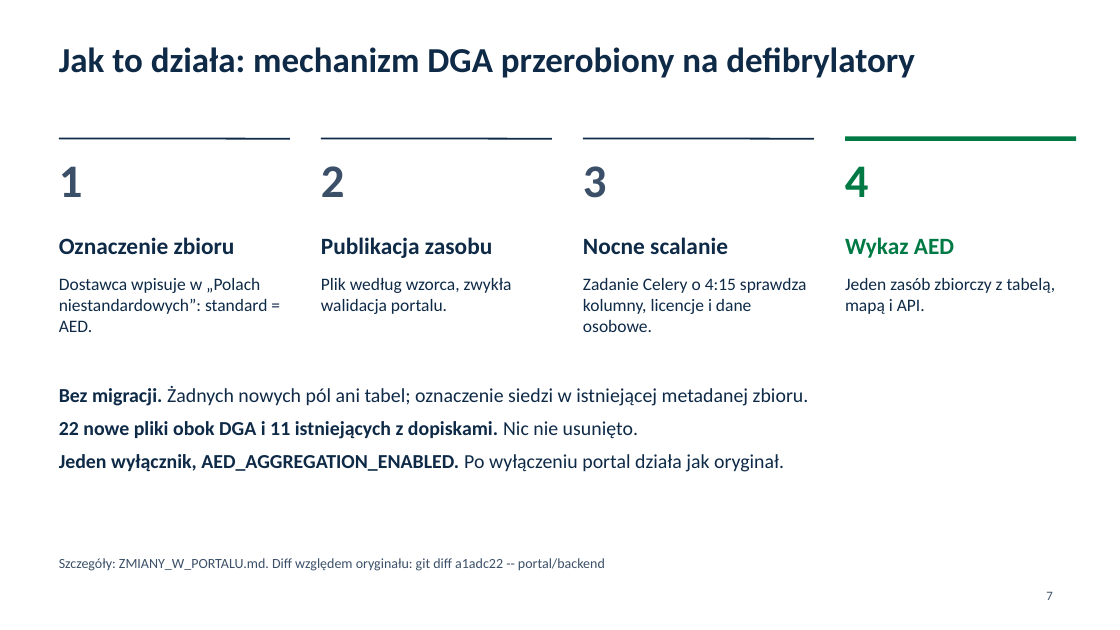
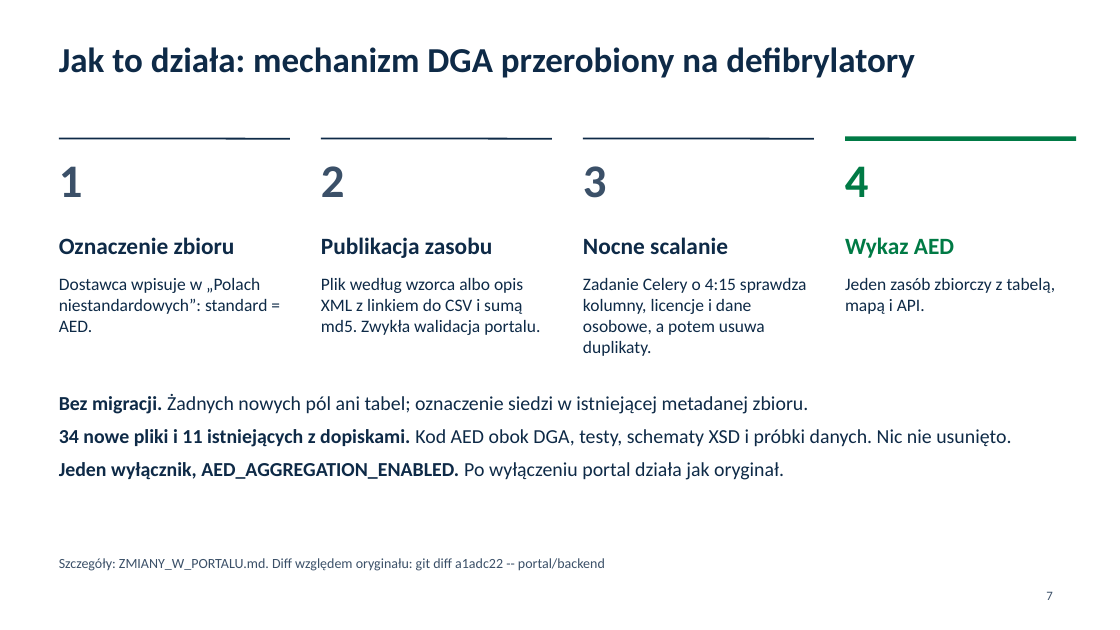
Before and after one commit to Bleidhu/Hack_Nation_2026_Open_AED, a slide deck: slide 7 of ZGLOSZENIE/prezentacja/dane_przezycie_prezentacja.pptx. Drawn at 1120x630 pixels with LibreOffice and Linux fonts; fonts in the diff are those of the drawing. Boxes give left, top, right and bottom in pixels: in the first picture for what was removed or moved away, otherwise in the second. Text is boxed around its words. In the diff, an @@ line names an element or a change of style, - is before the commit and + after.

Commit message:
ZGLOSZENIE: kopie materiałów v2.1.0, PDF instrukcji, przykłady opisu XML, łatka portalu i teksty do formularza

```diff
--- a/ZGLOSZENIE/prezentacja/dane_przezycie_prezentacja.pptx
+++ b/ZGLOSZENIE/prezentacja/dane_przezycie_prezentacja.pptx
@@ text at box(321, 278, 540, 335): text changed @@
-Plik według wzorca, zwykła walidacja portalu.
+Plik według wzorca albo opis XML z linkiem do CSV i sumą md5. Zwykła walidacja portalu.
@@ text at box(583, 278, 807, 356): text changed @@
-Zadanie Celery o 4:15 sprawdza kolumny, licencje i dane osobowe.
+Zadanie Celery o 4:15 sprawdza kolumny, licencje i dane osobowe, a potem usuwa duplikaty.
@@ text "Bez migracji. Żadnych nowych pól ...": place and size @@
-text "Bez migracji. Żadnych nowych pól ..." at box(59, 386, 809, 472)
+text "Bez migracji. Żadnych nowych pól ..." at box(59, 394, 1011, 480)
@@ text at box(59, 429, 1011, 447): text changed; bold off @@
-22 nowe pliki obok DGA i 11 istniejących z dopiskami. Nic nie usunięto.
+34 nowe pliki i 11 istniejących z dopiskami. Kod AED obok DGA, testy, schematy XSD i próbki danych. Nic nie usunięto.
```
Also in this commit, not shown: 12 other slides changed, 9 slides added, 53 other files.
